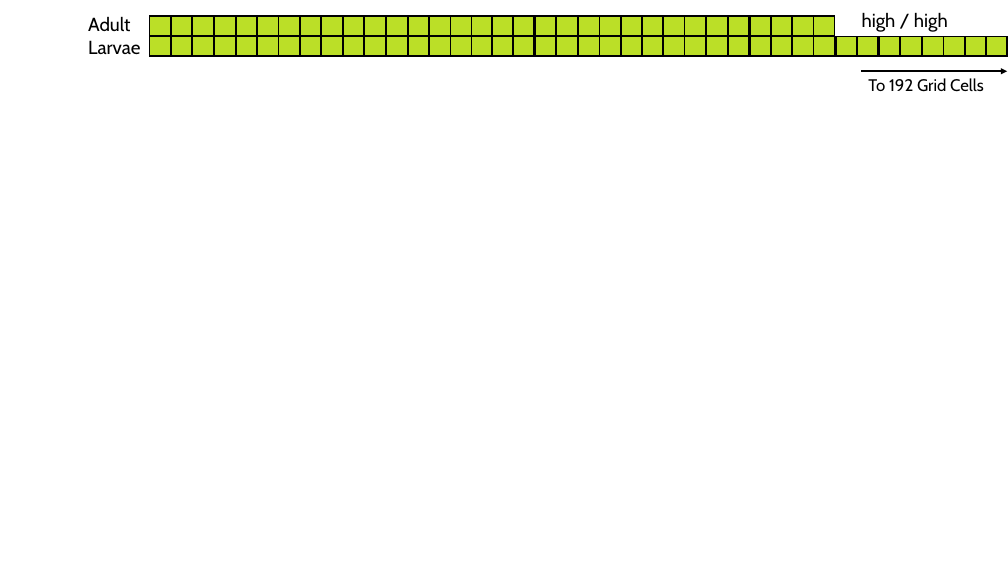
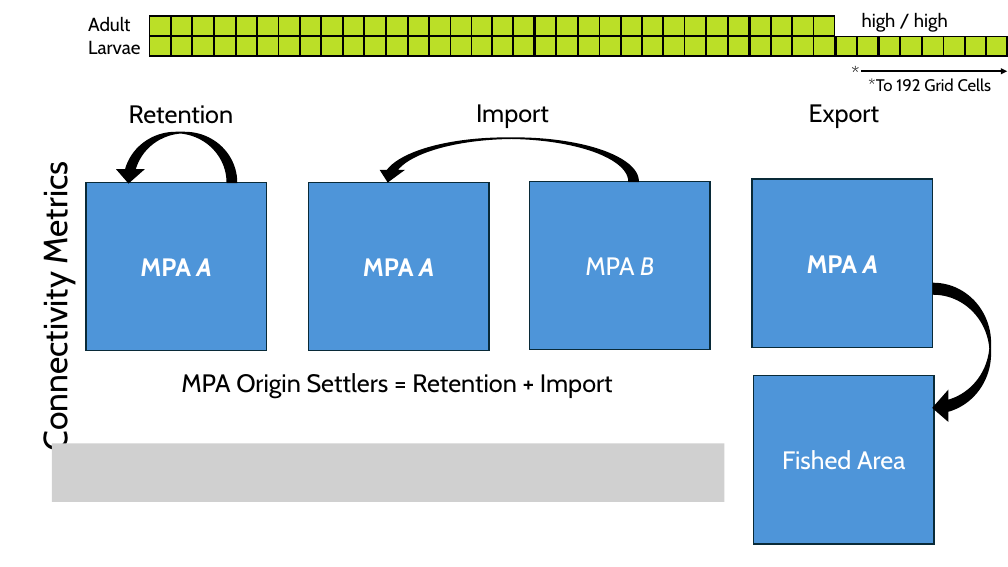
Before and after one commit to acaughman/lifestage_movement_conservation, a slide deck: slide 2 of figs/fig1.pptx. Drawn at 1008x567 pixels with LibreOffice and Linux fonts; fonts in the diff are those of the drawing; grey boxes stand for pictures. Boxes give left, top, right and bottom in pixels: in the first picture for what was removed or moved away, otherwise in the second. Text is boxed around its words. In the diff, an @@ line names an element or a change of style, - is before the commit and + after.

```diff
--- a/figs/fig1.pptx
+++ b/figs/fig1.pptx
@@ text added at box(844, 57, 861, 88), 18 pt, text #000000 @@
+*
@@ text at box(868, 78, 992, 92): text changed @@
-To 192 Grid Cells
+*To 192 Grid Cells
@@ text added at box(129, 105, 234, 124), 24 pt, text #000000 @@
+Retention
@@ text added at box(476, 104, 549, 128), 24 pt, text #000000 @@
+Import
@@ text added at box(809, 104, 879, 128), 24 pt, text #000000 @@
+Export
@@ curved up arrow added at box(116, 132, 237, 182), fill #000000, outline #000000 1.5 pt @@
@@ curved up arrow added at box(377, 138, 638, 181), fill #000000, outline #000000 1.5 pt @@
@@ text added at box(35, 172, 76, 446), 32 pt, text #000000 @@
+Connectivity Metrics
@@ rectangle added at box(752, 179, 933, 348), fill #4E95D9, outline #092A39 1.5 pt, 24 pt, text #FFFFFF, bold @@
+MPA A
@@ rectangle added at box(86, 182, 267, 351), fill #4E95D9, outline #092A39 1.5 pt, 24 pt, text #FFFFFF, bold @@
+MPA A
@@ rectangle added at box(309, 182, 489, 351), fill #4E95D9, outline #092A39 1.5 pt, 24 pt, text #FFFFFF, bold @@
+MPA A
@@ rectangle added at box(530, 181, 711, 350), fill #4E95D9, outline #092A39 1.5 pt, 24 pt, text #FFFFFF @@
+MPA B
@@ curved up arrow added at box(934, 284, 991, 422), fill #000000, outline #000000 1.5 pt @@
@@ text added at box(181, 373, 613, 399), 24 pt, text #000000 @@
+MPA Origin Settlers = Retention + Import
@@ rectangle added at box(754, 376, 935, 544), fill #4E95D9, outline #092A39 1.5 pt, 24 pt, text #FFFFFF @@
+Fished Area
@@ picture added at box(52, 443, 724, 501) @@
```
Also in this commit, not shown: 1 other slide changed, 4 other files.
